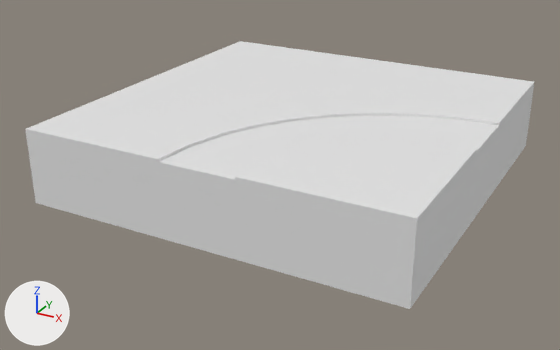
An edit to the FBX model Mystics Project/Assets/polyperfect/Low Poly Ultimate Pack/M/- Meshes_M/Terrains_M/Tiles_M/tile-road-curve.fbx, drawn before and after from the same camera.
Rendered twice from a 50 mm camera at (27.0, -52.8, 19.7) aimed at (-1.0, -1.9, -5.7). Every picture has the same lights, and +X, +Y and +Z are marked at lower left. Where no turn or scale is listed for an object, it has been applied to the vertices.

In view in the first picture: 'tile-road-curve'.
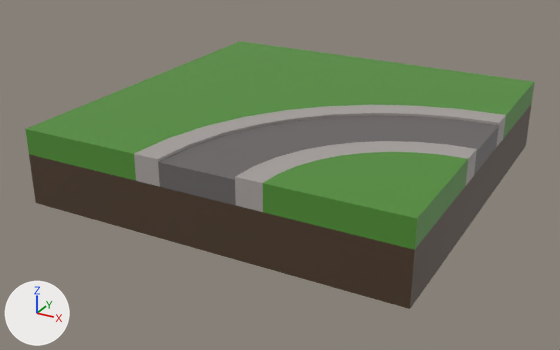
Where the newer file only moved an object's origin or applied its transform, the numbers keep the older frame.

What differs and where, as boxes (x1, y1, x2, y2) in the pictures (560 x 350 px):
'tile-road-curve', recoloured: (25, 41, 534, 309) in both

The edits, one by one:
Material '9 BROWN-DARKEST' (mat_9_brown_darkest) changes colour from white #e7e7e7 to brown #4d3b2b; in linear values from (0.8, 0.8, 0.8) to (0.0742, 0.0437, 0.0242).
Material '36 GREEN' (mat_36_green) changes colour from white #e7e7e7 to green #508e34; in linear values from (0.8, 0.8, 0.8) to (0.0802, 0.27, 0.0343).
Material '18 GREY-DARK' (mat_18_grey_dark) changes colour from white #e7e7e7 to dark grey #696464; in linear values from (0.8, 0.8, 0.8) to (0.142, 0.128, 0.128).
Material '21 GREY LIGHT' (mat_21_grey_light) changes colour from white #e7e7e7 to grey #a7a19e; in linear values from (0.8, 0.8, 0.8) to (0.386, 0.356, 0.342).
